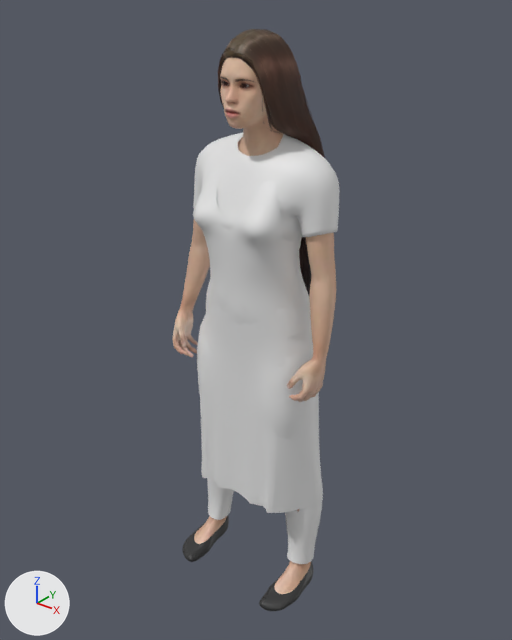
A saved change to the glTF model public/modelos/mujer.glb.
One viewpoint serves both versions: a 50 mm camera at (1.103, -1.424, 1.711) aimed at (-0.014, -0.028, 0.845). The lights are fixed; the arrows at lower left show +X, +Y and +Z. The picture after the commit comes second.

Objects in the first picture: 'camiseta', 'cuerpo', 'pantalon', 'pelo', 'vestido', 'zapatos'.
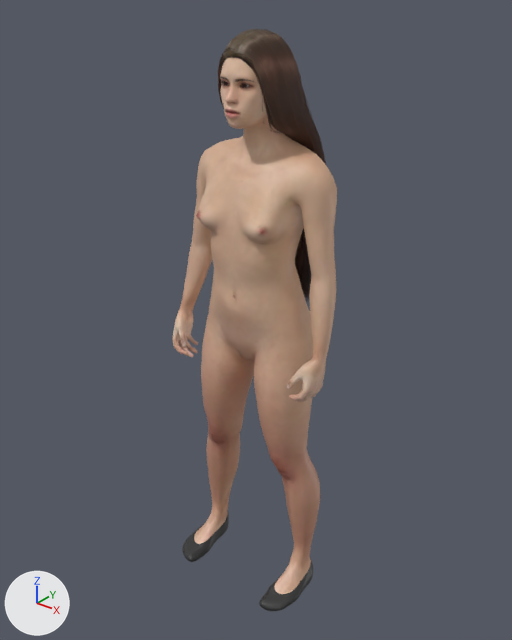
Location of each change, (x1, y1, x2, y2) in pixels of the pictures (512 x 640 px):
'vestido', deleted
    before: (193, 133, 323, 513)
'camiseta', deleted
    before: (193, 132, 340, 338)
'pantalon', deleted
    before: (197, 314, 323, 564)
'cuerpo', unchanged, uncovered by the edit
    before: (172, 57, 336, 594)
    after: (172, 57, 337, 594)

Diff of the bpy script that builds the scene:
```diff
--- a/public/modelos/mujer.glb.py
+++ b/public/modelos/mujer.glb.py
@@ ob_camiseta @@
-ob_camiseta = bpy.data.objects.new('camiseta', me_female_casualsuit01)
-ob_camiseta.location = (0.0, 0.0, 0.0)
@@ ob_pantalon @@
-ob_pantalon = bpy.data.objects.new('pantalon', me_female_casualsuit01_005)
-ob_pantalon.location = (0.0, 0.0, 0.0)
@@ ob_vestido @@
-ob_vestido = bpy.data.objects.new('vestido', me_dress_midi_halter)
-ob_vestido.location = (0.0, 0.0, 0.0)
```
